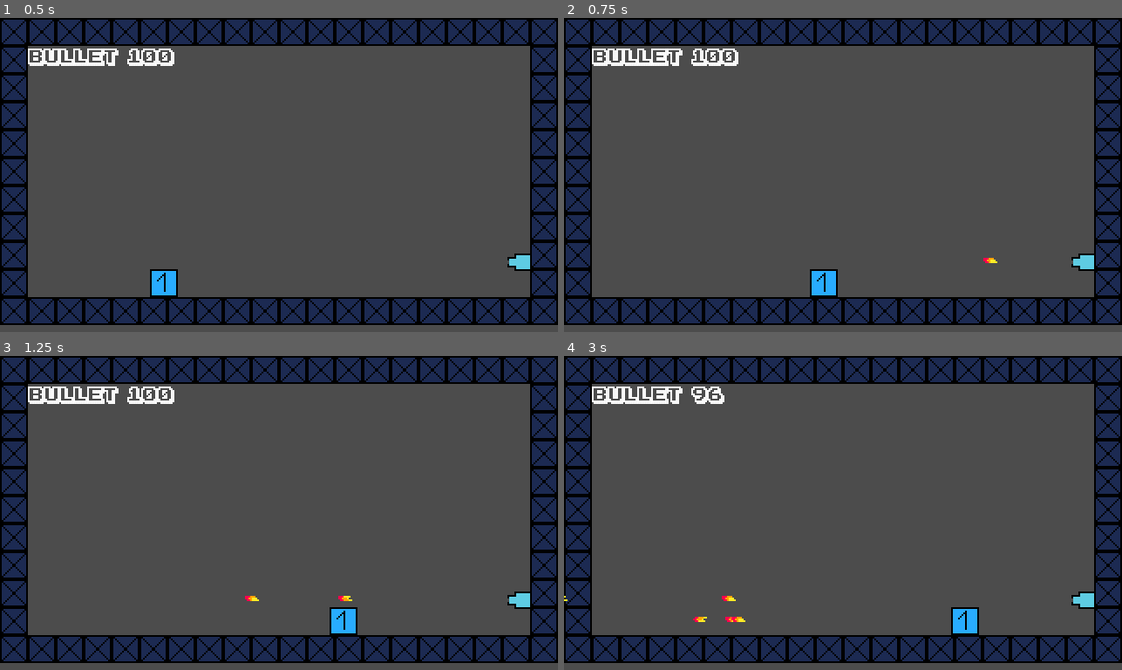
Above: before the commit, frames 1-4 (two rows, left to right).
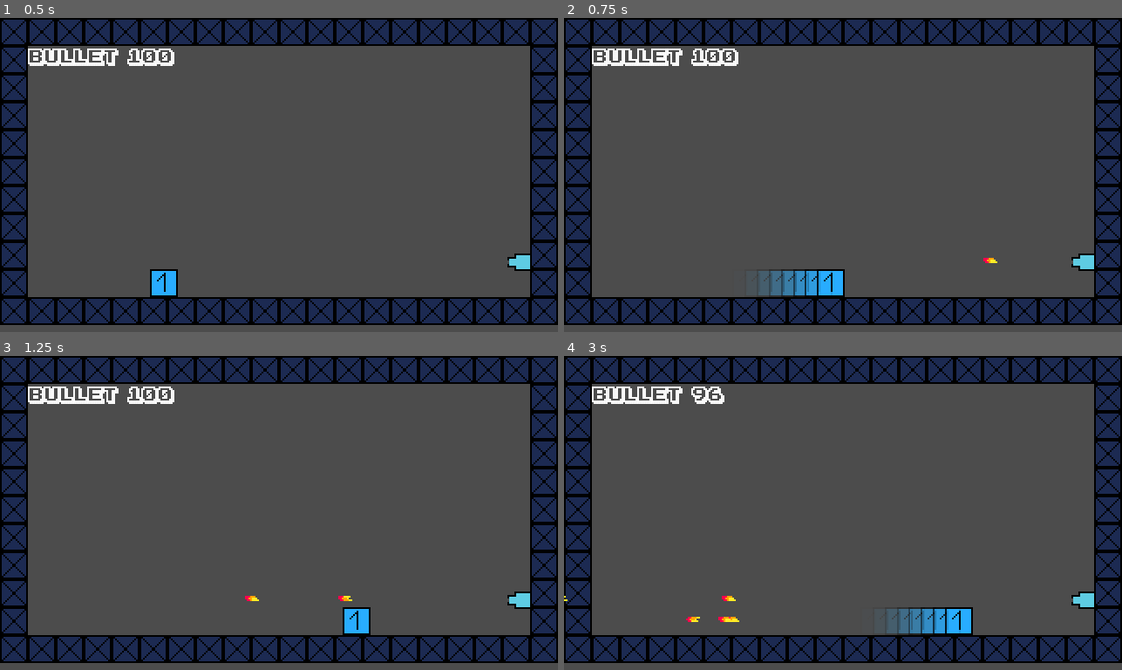
Above: after the commit, the same moments.

Repository: DuCheAnh/Run-Gun
Game: Godot game, scene res://Nodes/Scene.tscn
The game is run twice, just before and just after one commit, with the same random seed, the same clock (stepped at 60 frames per second) and the same inputs.
Inputs:
- Up to frame 1 (0.5 s): no input
- Up to frame 2 (0.75 s): tap Enter (ui_accept) at 0.5 s; hold Right (ui_right) from 0.53 s (still down); tap L (dash) at 0.6 s
- Up to frame 3 (1.25 s): keep holding Right (ui_right); tap Enter (ui_accept) at 0.77 s
- Up to frame 4 (3 s): tap L (dash) at 1.35, 2.3, 2.85 s; tap Enter (ui_accept) at 1.52, 2 s; release Right (ui_right) at 2.03 s; hold Left (ui_left) 2.03-2.78 s; hold J (shoot) 2.03-2.78 s; hold Right (ui_right) from 2.78 s (still down)

Frame 1 is identical in both runs. In frame 2, 1.1% of the frame differs, in the area x 34-51%, y 80-89%; in frame 3, 0.5%; in frame 4, 1.3%, in the area x 21-75%, y 80-89%.

Commit message:
added Ghost dashing

Diff:
--- /dev/null
+++ b/Run&Gun/Nodes/Ghost.gd
@@ -0,0 +1,20 @@
+extends Sprite
+
+
+# Declare member variables here. Examples:
+# var a = 2
+# var b = "text"
+
+
+# Called when the node enters the scene tree for the first time.
+func _ready():
+	$aTween.interpolate_property(self,"modulate",Color(1,1,1,1),Color(1,1,1,0),.15,Tween.TRANS_SINE,Tween.EASE_OUT)
+	$aTween.start()
+
+# Called every frame. 'delta' is the elapsed time since the previous frame.
+#func _process(delta):
+#	pass
+
+
+func _on_aTween_tween_completed(object, key):
+	queue_free()
--- /dev/null
+++ b/Run&Gun/Nodes/Ghost.tscn
@@ -0,0 +1,9 @@
+[gd_scene load_steps=2 format=2]
+
+[ext_resource path="res://Nodes/Ghost.gd" type="Script" id=1]
+
+[node name="Ghost" type="Sprite"]
+script = ExtResource( 1 )
+
+[node name="aTween" type="Tween" parent="."]
+[connection signal="tween_completed" from="aTween" to="." method="_on_aTween_tween_completed"]
--- a/Run&Gun/Nodes/Player.gd
+++ b/Run&Gun/Nodes/Player.gd
@@ -4,9 +4,9 @@
 export (float) var speed_value = 2
 export (float) var max_speed_value = 6
 export (float) var jump_value = 10
-export (float) var dash_value = 30
+export (float) var dash_value = 25
 export (int) var gravity_value = 520
-export (float) var dash_wait_time = 0.1
+export (float) var dash_wait_time = 0.15
 export (int) var dash_charge_value = 1
 export (float) var acceleration_value = 0.5
 export (float) var bullet_wait_time = 0.2
@@ -48,6 +48,8 @@
 	move_and_jump(multiplier,delta)
 	if Input.is_action_pressed("shoot"):
 		Shoot()
+	if Input.is_action_just_pressed("dash"):
+		Dash()
 	#convert to velocity(x,y)
 	velocity.x=direction*multiplier*speed*delta
 	velocity.y+=gravity*delta
@@ -65,14 +67,12 @@
 		$AnimatedSprite.flip_h=true
 		if sign($ShootingPosition.position.x)==1:
 			$ShootingPosition.position.x*=-1
-	if !is_on_floor():
-		if Input.is_action_just_pressed("ui_up"):
-			$AnimatedSprite.play("AirTap")
-	elif is_on_floor():
-		if Input.is_action_pressed("ui_up"):
-			$AnimatedSprite.play("default")
-
-
+	if not $Timer.is_stopped():
+		var ghost_inst=preload("res://Nodes/Ghost.tscn").instance()
+		get_parent().add_child(ghost_inst)
+		ghost_inst.position=position
+		ghost_inst.texture=$AnimatedSprite.frames.get_frame($AnimatedSprite.animation,$AnimatedSprite.frame)
+		ghost_inst.flip_h=$AnimatedSprite.flip_h
 
 
 func move_and_jump(multiplier,delta):
@@ -99,18 +99,15 @@
 		else:
 			gravity=post_gravity
 
-	if Input.is_action_just_pressed("dash"):
-		Dash()
+
 #Dashing+Shooting
 func Dash():
 	gravity=0
 	speed=dash_speed
+	#velocity.y=-1000*speed*delta
 	$Timer.wait_time=dash_wait_time
 	$Timer.start()
 
-func AirTap():
-
-	pass
 func Shoot():
 	if $ShootTimer.is_stopped() && bullet_count>0:
 		var fireball=fireball_preload.instance()
--- a/Run&Gun/project.godot
+++ b/Run&Gun/project.godot
@@ -77,6 +77,11 @@
 "events": [ Object(InputEventKey,"resource_local_to_scene":false,"resource_name":"","device":0,"alt":false,"shift":false,"control":false,"meta":false,"command":false,"pressed":false,"scancode":76,"unicode":0,"echo":false,"script":null)
  ]
 }
+look_up={
+"deadzone": 0.5,
+"events": [ Object(InputEventKey,"resource_local_to_scene":false,"resource_name":"","device":0,"alt":false,"shift":false,"control":false,"meta":false,"command":false,"pressed":false,"scancode":87,"unicode":0,"echo":false,"script":null)
+ ]
+}
 
 [rendering]
 
